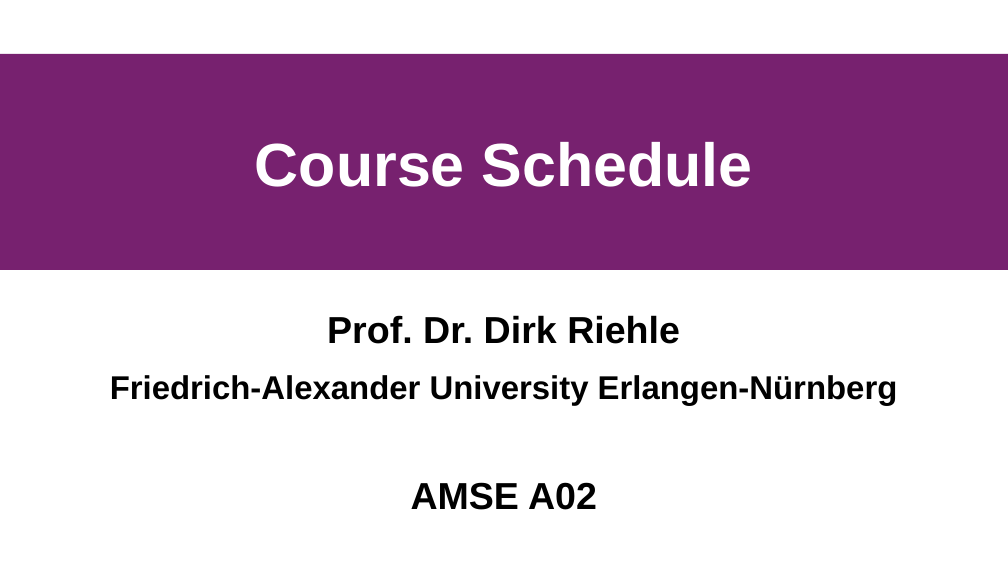
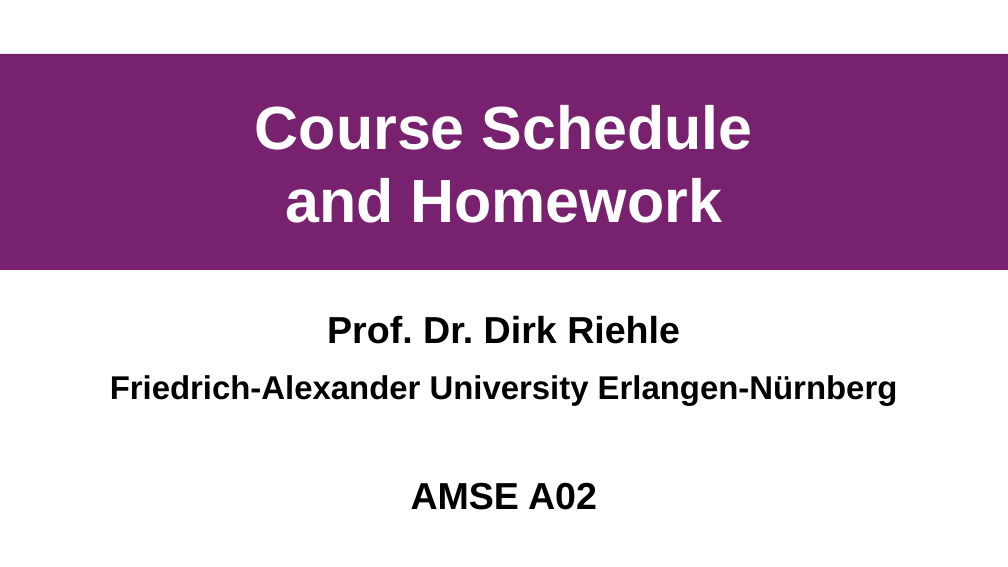
Before and after one commit to dirkriehle/amse-course, a slide deck: slide 1 of Lecture slides/AMSE A02 - Course Schedule.odp. Drawn at 1008x567 pixels with LibreOffice and Linux fonts; fonts in the diff are those of the drawing. Boxes give left, top, right and bottom in pixels: in the first picture for what was removed or moved away, otherwise in the second. Text is boxed around its words. In the diff, an @@ line names an element or a change of style, - is before the commit and + after.

```diff
--- a/Lecture slides/AMSE A02 - Course Schedule.odp
+++ b/Lecture slides/AMSE A02 - Course Schedule.odp
@@ title at (x1=255, y1=105, x2=753, y2=223): text changed @@
-Course Schedule
+Course Schedule
+and Homework
```
Also in this commit, not shown: 1 other slide changed, 3 other files.
